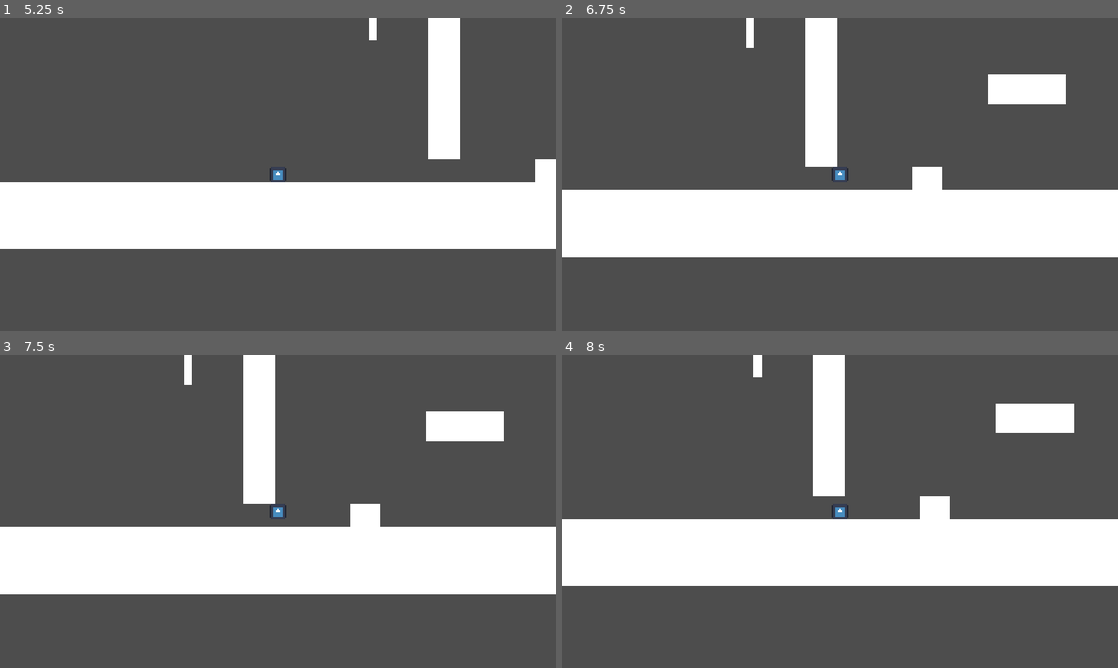
Above: before the commit, frames 1-4 (two rows, left to right).
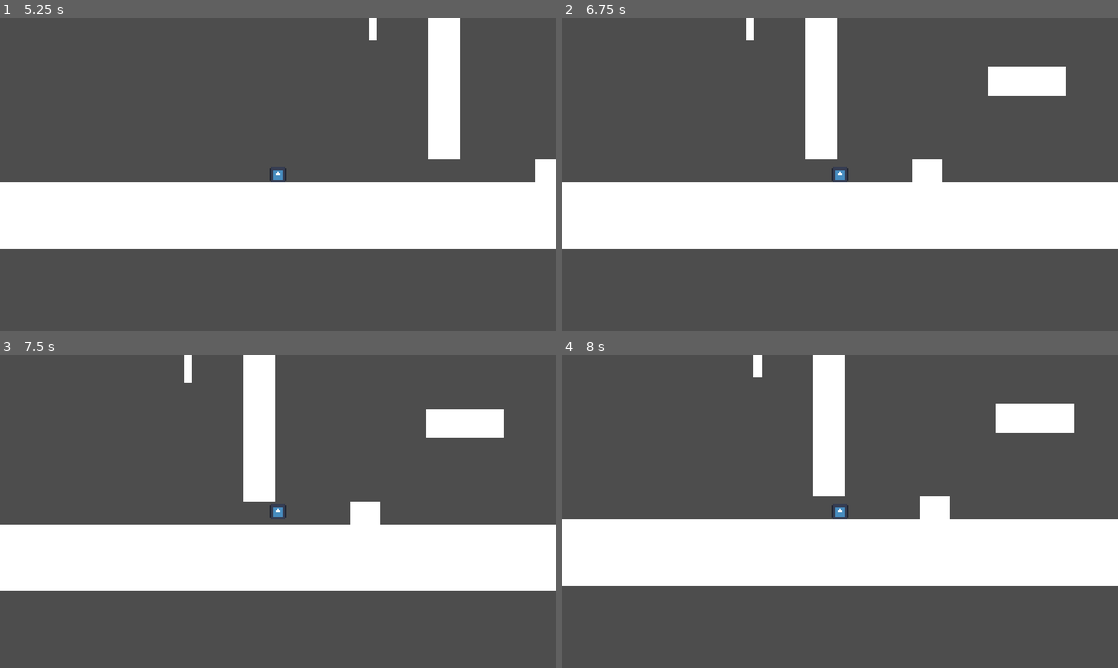
Above: after the commit, the same moments.

Repository: idi0cy/some-platformer
Game: Godot game, scene res://scenes/random_testing.tscn
The game is run twice, just before and just after one commit, with the same random seed, the same clock (stepped at 60 frames per second) and the same inputs. The engine's default icon, where the game draws it, is replaced by a stand-in: a white triangle on a blue panel in a dark square.
Inputs (mouse positions are in pixels of both pictures, inside the frame that each line leads up to):
- Up to frame 1 (5.25 s): tap Enter at 0.5, 5 s; move the mouse to (400, 158) at 0.52 s; hold A (a) 0.53-1.28 s; hold Right 0.53-2.03 s; click (400, 158) at 0.67 s; tap Up at 0.77, 1.52, 3.02, 3.77, 4.52 s; tap D (d) at 0.8, 1.35, 4.55 s; move the mouse to (166, 190) at 1.27 s; tap Shift (dash) at 1.55, 2.1 s; move the mouse to (333, 105) at 2.02 s; hold Left 2.03-2.78 s; hold S (s) 2.03-2.78 s; tap Space (space) at 2.75 s; move the mouse to (250, 237) at 2.77 s; hold Right 2.78-4.28 s; tap S (s) at 2.85 s; click (250, 237) at 2.92 s; tap W (w) at 3.05, 3.6 s; move the mouse to (444, 221) at 3.52 s; hold A (a) 3.53-4.28 s; move the mouse to (111, 127) at 4.27 s; hold Left 4.28-5.03 s; tap A (a) at 4.35 s; move the mouse to (305, 174) at 5.02 s; hold Right from 5.03 s (still down); hold D (d) from 5.03 s (still down); click (305, 174) at 5.17 s
- Up to frame 2 (6.75 s): tap Shift (dash) at 5.3, 5.85 s; move the mouse to (756, 96) at 5.77 s; release Right at 5.78 s; release D (d) at 5.78 s; hold Left from 5.78 s (still down); tap Up at 6.02 s; tap S (s) at 6.05 s; tap Space (space) at 6.5 s; move the mouse to (962, 158) at 6.52 s; hold S (s) from 6.53 s (still down)
- Up to frame 3 (7.5 s): tap Up at 6.77 s; tap W (w) at 6.8 s; move the mouse to (166, 527) at 7.27 s; release Left at 7.28 s; release S (s) at 7.28 s; hold Right from 7.28 s (still down); tap Space (space) at 7.35 s; click (166, 527) at 7.42 s
- Up to frame 4 (8 s): keep holding Right; tap Up at 7.52 s; tap A (a) at 7.55 s

Frame 1 is identical in both runs. In frame 2, 6.0% of the frame differs, in the area x 0-100%, y 7-77%; in frame 3, 2.1%; in frame 4, nothing differs.

Commit message:
sliding just slid back in (please help)

Diff:
--- a/crucible-of-achlyss/scenes/entities/player.tscn
+++ b/crucible-of-achlyss/scenes/entities/player.tscn
@@ -79,3 +79,7 @@
 scale_amount_max = 5.0
 scale_amount_curve = SubResource("Curve_42nxq")
 color = Color(1, 0.78431374, 0, 1)
+
+[node name="dashToSlideBuffer" type="Timer" parent="." unique_id=29652960]
+wait_time = 0.1
+one_shot = true
--- a/crucible-of-achlyss/scripts/entities/player.gd
+++ b/crucible-of-achlyss/scripts/entities/player.gd
@@ -9,6 +9,7 @@
 
 @onready var coyoteTimer = get_node('coyoteFrames')
 @onready var inputBuffer = get_node('inputBuffer')
+@onready var slideDashBuffer = get_node('dashToSlideBuffer')
 
 @onready var slideParticles = get_node('slideParticles')
 @onready var clingingParticles = get_node('clingingParticles')
@@ -34,6 +35,7 @@
 const slideThresh = 500
 var slideSpeed = 0
 var sliding = false
+var slideDashDirection = 0
 
 var dashing = false
 var availableDashes = 1
@@ -88,31 +90,8 @@
 
 #I'll have to rework this system like every five seconds bruh
 func handleMomentum():
-	#if !dashing:
-		#var directionX = Input.get_axis('a', 'd')
-		#leftRightWeight = directionX * speed
-	#
-	#if !is_on_floor():
-		#if !(midairMomentum[0] < 10 && midairMomentum[0] > -10):
-			#if midairMomentum[0] > 0:
-				#midairMomentum[0] -= 10
-			#else:
-				#midairMomentum[0] += 10
-	#else:
-		#midairMomentum = Vector2(0,0)
-	#
-	#if !dashing && !sliding && is_on_floor():
-		#velocity.x = leftRightWeight
-	#elif !dashing && !sliding:
-		#
-		#if abs(midairMomentum[0]) < abs(leftRightWeight):
-			#velocity.x =leftRightWeight
-		#else:
-			#velocity.x = midairMomentum[0]
-
-	#we must program acceleration and decelaration
-
-	if !dashing:
+
+	if !dashing && !sliding:
 		var directionX = Input.get_axis('a','d')
 		if abs(directionX) == directionX && directionX != 0:
 			if leftRightPlayer < speed:
@@ -133,6 +112,8 @@
 		velocity.x = leftRightPlayer + dashMomentum[0]
 		velocity.y = dashMomentum[1] - jumpMomentum
 		velocity += playerGravity
+	elif sliding && !dashing:
+		velocity.x = slideSpeed
 
 
 
@@ -162,7 +143,8 @@
 		if floor(jumpMomentum) - 2 < 100:
 			accelJumping = false
 			jumpMomentum = 0
-
+		if is_on_ceiling():
+			jumpMomentum = 0
 func jump():
 	accelJumping = true
 	jumpMomentum += jumpPower
@@ -180,6 +162,13 @@
 		sliding = true
 		slideSpeed = velocity.x * 1.15
 		slideParticles.emitting = true
+	elif !slideDashBuffer.is_stopped() && !sliding && is_on_floor() && !dashing:
+		if slideDashDirection == 0 || slideDashDirection == 1:
+			slideSpeed = 450 * 1.15
+		else:
+			slideSpeed = -(450 * 1.15)
+		sliding = true
+		slideParticles.emitting = true
 	if not (Input.is_action_pressed("s")) && sliding:
 		sliding = false
 		slideParticles.emitting = false
@@ -248,29 +237,28 @@
 
 			playerGravity = Vector2(0,0)
 			await get_tree().create_timer(0.15).timeout
-
 			dashing = false
-
-			if !sliding:
-				#midairMomentum += (Vector2(500, 200) * dashDirection)
-				pass
 
 			dashMomentum = dashDirection * 200
 
 			velocity = Vector2(0,0)
 			$Sprite2D.modulate = Color(1.0, 1.0, 1.0, 1.0)
 
+			if dashDirection != Vector2(0, 1):
+				slideDashDirection = floor(dashDirection[0])
+				slideDashBuffer.start()
+
 	if (dashMomentum[0] < 10 && dashMomentum[0] > -10) && (dashMomentum[1] < 10 && dashMomentum[1] > -10):
 		dashMomentum = Vector2(0,0)
 	else:
 		if dashMomentum[0] > 0:
-			dashMomentum[0] -= 5
-		else:
-			dashMomentum[0] += 5
+			dashMomentum[0] -= 4
+		else:
+			dashMomentum[0] += 4
 		if dashMomentum[1] > 0:
-			dashMomentum[1] -= 5
-		else:
-			dashMomentum[1] += 5
+			dashMomentum[1] -= 4
+		else:
+			dashMomentum[1] += 4
 	if is_on_floor():
 		dashMomentum = Vector2(0,0)
 
